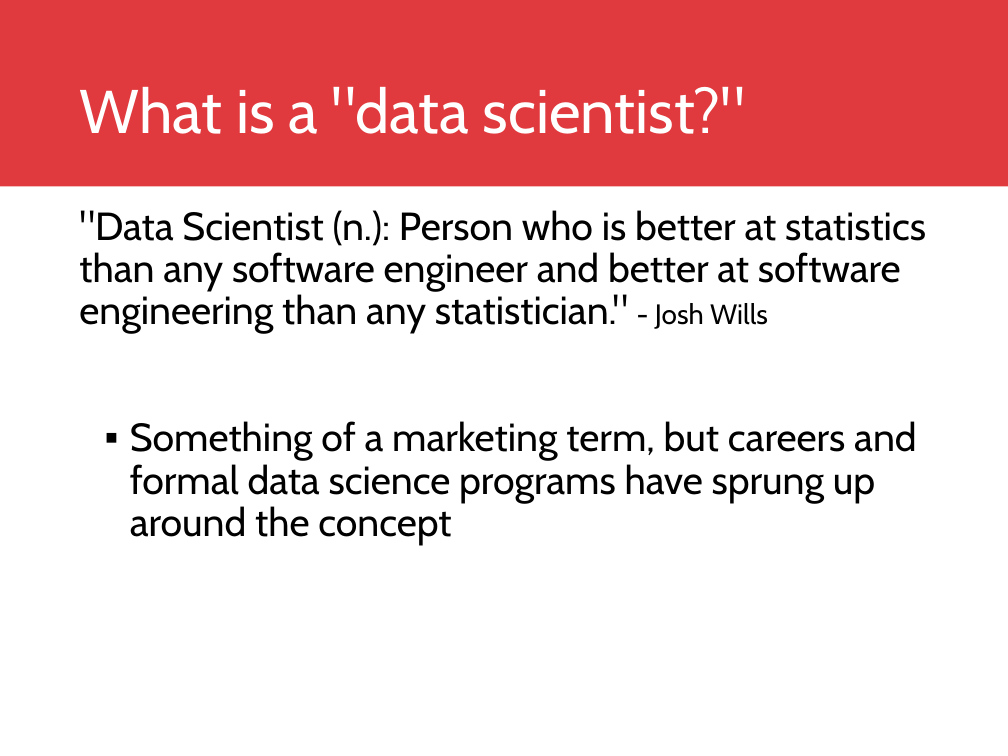
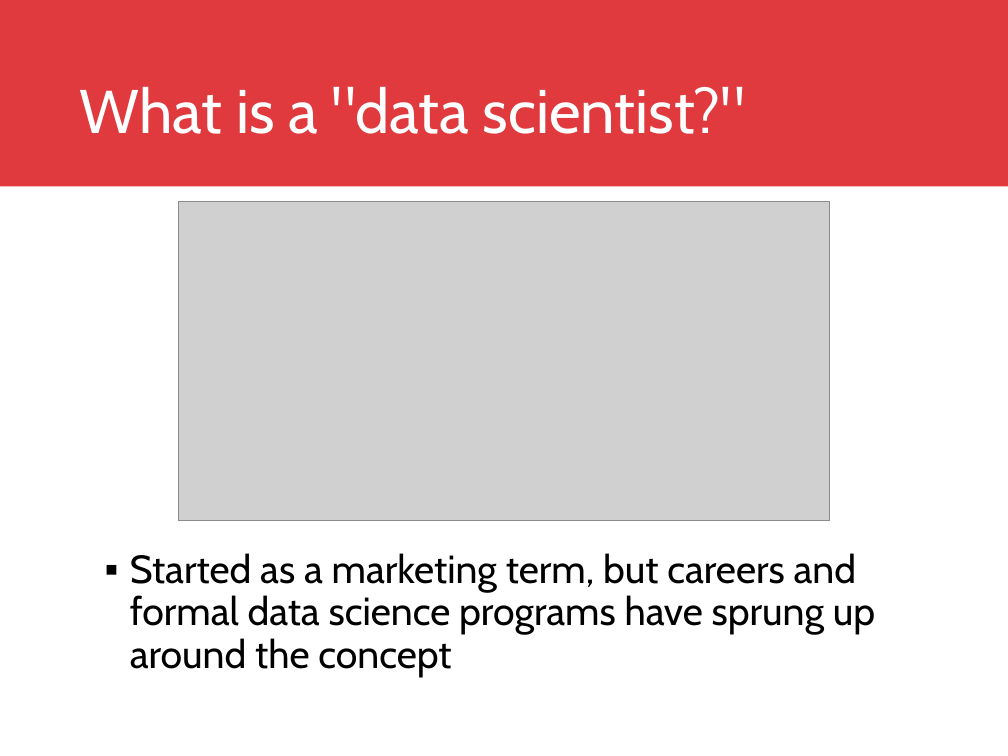
Before and after one commit to DreaJulca/streamvis-lecture, a slide deck: slide 4 of Visual Data Science.pptx. Drawn at 1008x756 pixels with LibreOffice and Linux fonts; fonts in the diff are those of the drawing; grey boxes stand for pictures; background and template pictures are left out. Boxes give left, top, right and bottom in pixels: in the first picture for what was removed or moved away, otherwise in the second. Text is boxed around its words. In the diff, an @@ line names an element or a change of style, - is before the commit and + after.

Commit message:
Update slide deck

```diff
--- a/Visual Data Science.pptx
+++ b/Visual Data Science.pptx
@@ picture added at (178, 202, 830, 521) @@
@@ text at (130, 553, 875, 678): text changed @@
-"Data Scientist (n.): Person who is better at statistics than any software engineer and better at software engineering than any statistician." - Josh Wills
-▪ Something of a marketing term, but careers and formal data science programs have sprung up around the concept
+▪ Started as a marketing term, but careers and formal data science programs have sprung up around the concept
```
Also in this commit, not shown: 7 other slides changed, 3 slides added.
